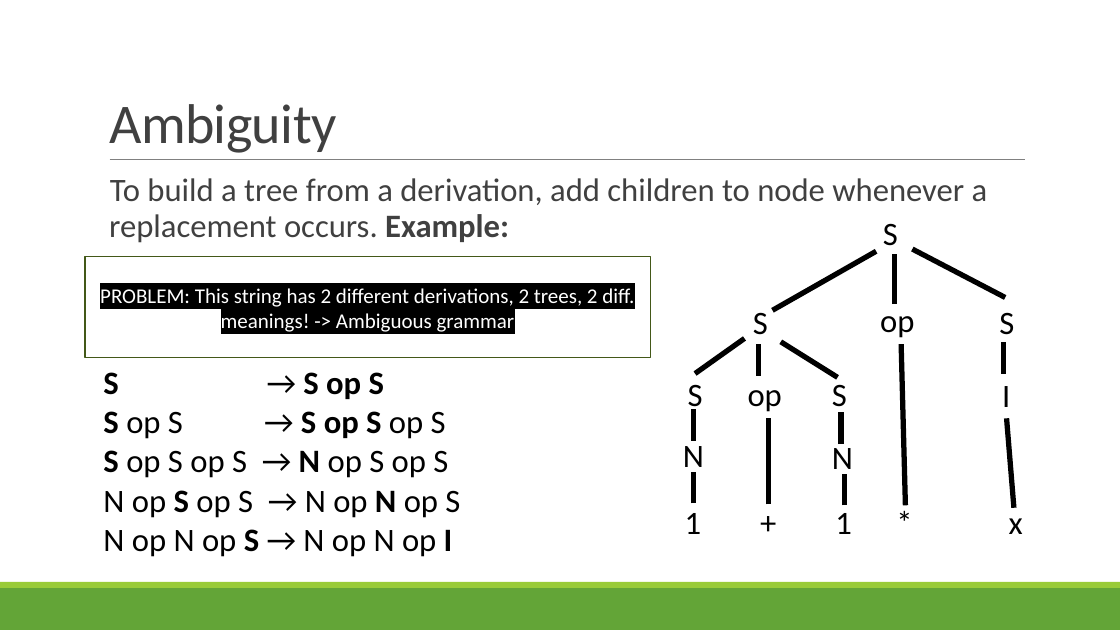
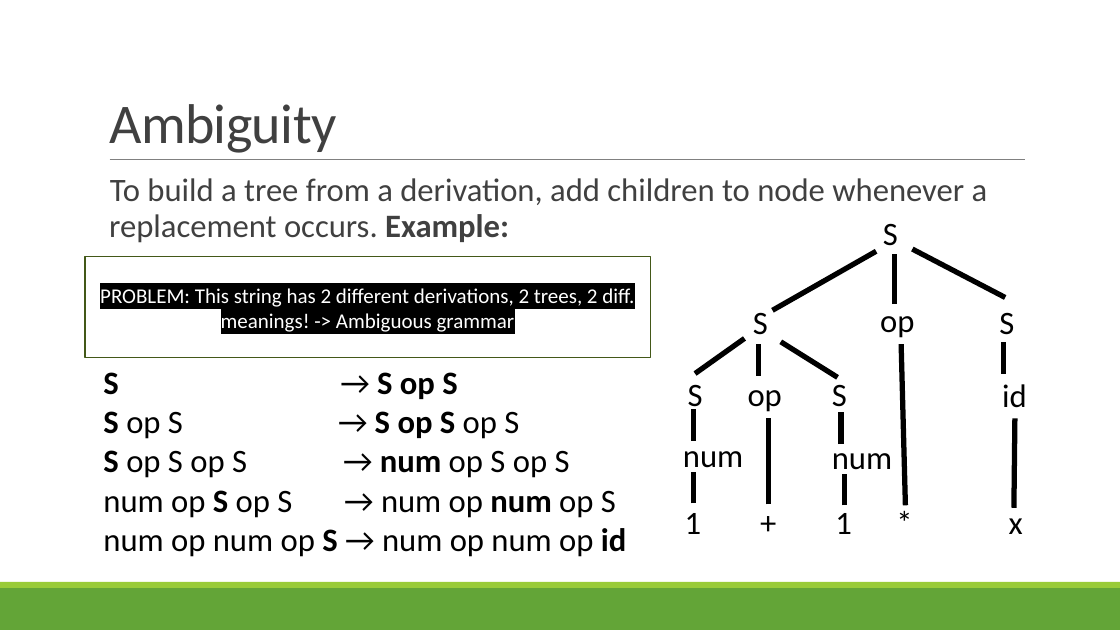
Before and after one commit to rbohrer/pl-course, a slide deck: slide 57 of LectureSlides/03Parsing.pptx. Drawn at 1120x630 pixels with LibreOffice and Linux fonts; fonts in the diff are those of the drawing. Boxes give left, top, right and bottom in pixels: in the first picture for what was removed or moved away, otherwise in the second. Text is boxed around its words. In the diff, an @@ line names an element or a change of style, - is before the commit and + after.

```diff
--- a/LectureSlides/03Parsing.pptx
+++ b/LectureSlides/03Parsing.pptx
@@ text at box(103, 372, 627, 557): text changed @@
-S → S op S
-S op S → S op S op S
-S op S op S → N op S op S
-N op S op S → N op N op S
-N op N op S → N op N op I
+S → S op S
+S op S → S op S op S
+S op S op S → num op S op S
+num op S op S → num op num op S
+num op num op S → num op num op id
@@ text at box(1002, 384, 1027, 408): text changed @@
-I
+id
@@ line moved from (1014, 508) - (1007, 418) to (1014, 508) - (1015, 418) @@
@@ text at box(832, 442, 892, 477): text changed @@
-N
+num
@@ text at box(683, 451, 743, 476): text changed @@
-N
+num
```
Also in this commit, not shown: 13 other slides changed.
